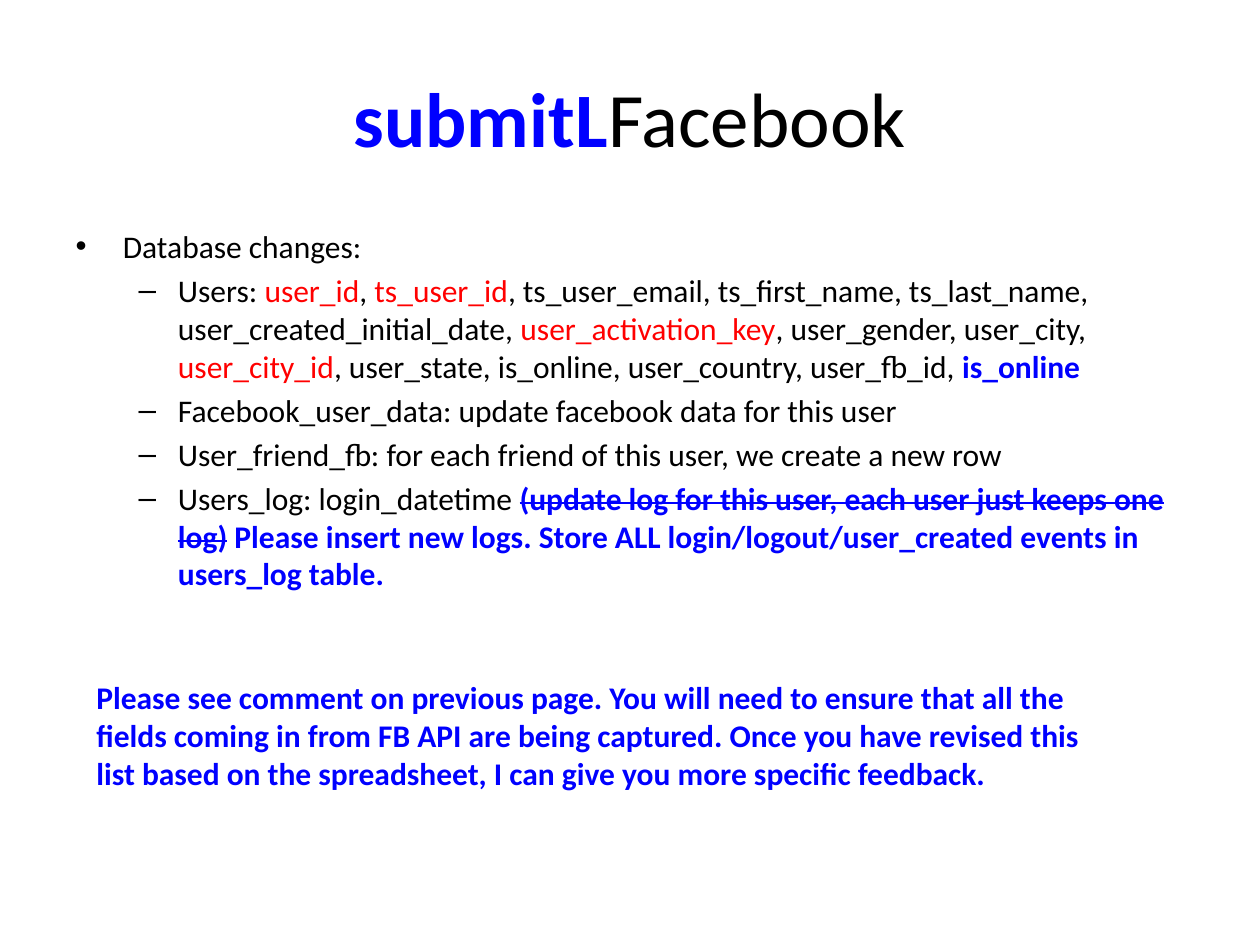
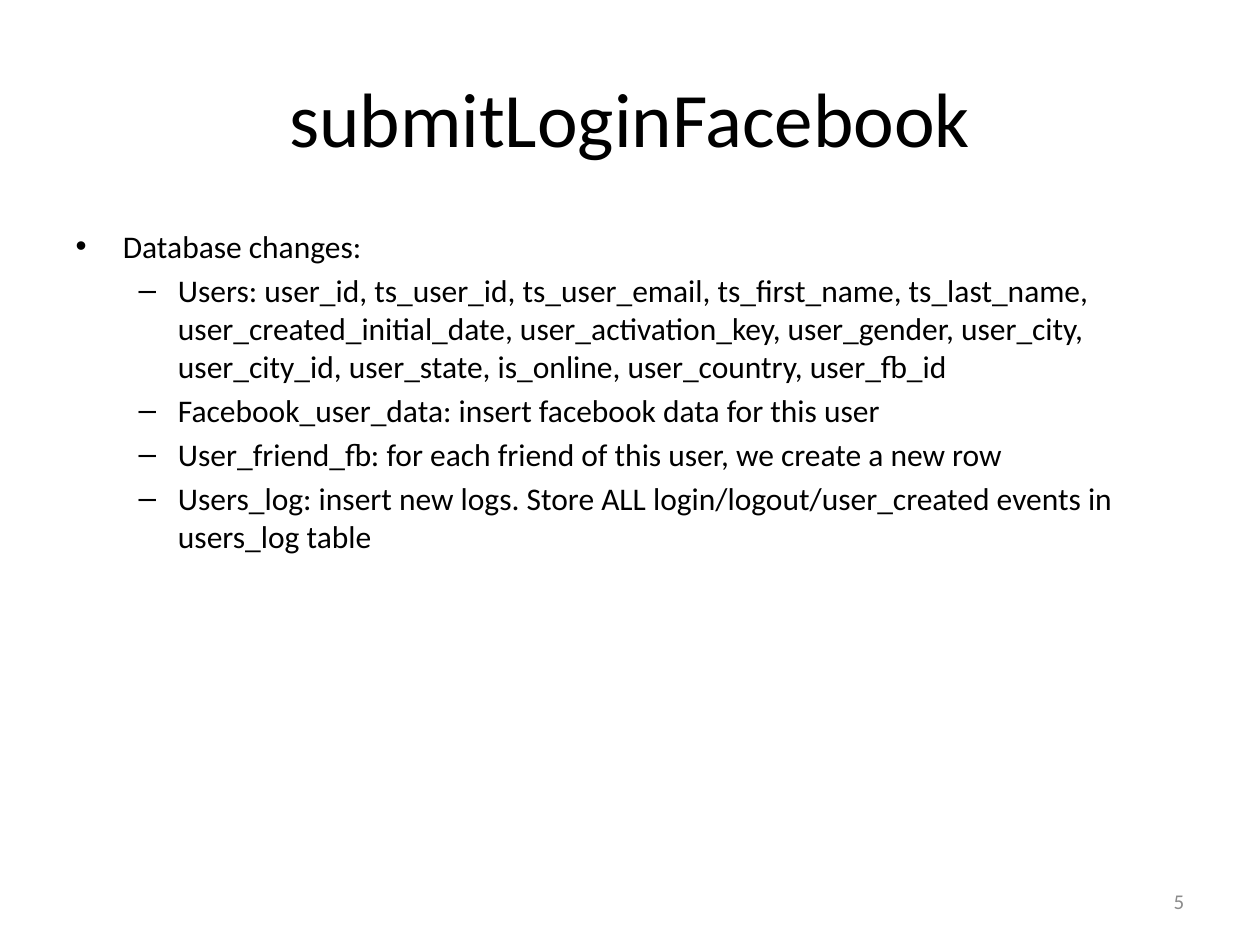
Before and after one commit to catalonia/mob, a slide deck: slide 5 of ws/WS Design Docs/API_Listing.pptx. Drawn at 1260x945 pixels with LibreOffice and Linux fonts; fonts in the diff are those of the drawing. Boxes give left, top, right and bottom in pixels: in the first picture for what was removed or moved away, otherwise in the second. Text is boxed around its words. In the diff, an @@ line names an element or a change of style, - is before the commit and + after.

Commit message:
Update API document as Deepinder's feedbacks
Just updated API document as Deepinder's feedbacks. I put some questions
in the document. Waiting for your answers.

```diff
--- a/ws/WS Design Docs/API_Listing.pptx
+++ b/ws/WS Design Docs/API_Listing.pptx
@@ title at (289,93,969,161): text changed @@
-submitLFacebook
+submitLoginFacebook
@@ text at (178,280,1088,427): text changed @@
-  – Users: user_id, ts_user_id, ts_user_email, ts_first_name, ts_last_name, user_created_initial_date, user_activation_key, user_gender, user_city, user_city_id, user_state, is_online, user_country, user_fb_id, is_online
-  – Facebook_user_data: update facebook data for this user
+  – Users: user_id, ts_user_id, ts_user_email, ts_first_name, ts_last_name, user_created_initial_date, user_activation_key, user_gender, user_city, user_city_id, user_state, is_online, user_country, user_fb_id
+  – Facebook_user_data: insert facebook data for this user
@@ text at (178,488,1112,554): text changed; text colour #0000FF to #000000; bold off @@
-  – Users_log: login_datetime (update log for this user, each user just keeps one log) Please insert new logs. Store ALL login/logout/user_created events in users_log table.
+  – Users_log: insert new logs. Store ALL login/logout/user_created events in users_log table
@@ text removed at (96,687,1078,791) @@
-Please see comment on previous page. You will need to ensure that all the fields coming in from FB API are being captured. Once you have revised this list based on the spreadsheet, I can give you more specific feedback.
@@ page number added at (1174,895,1185,909), 12 pt, text #8C8C8C @@
+5
```
Also in this commit, not shown: 29 other slides changed, 7 slides added, 2 slides removed.
